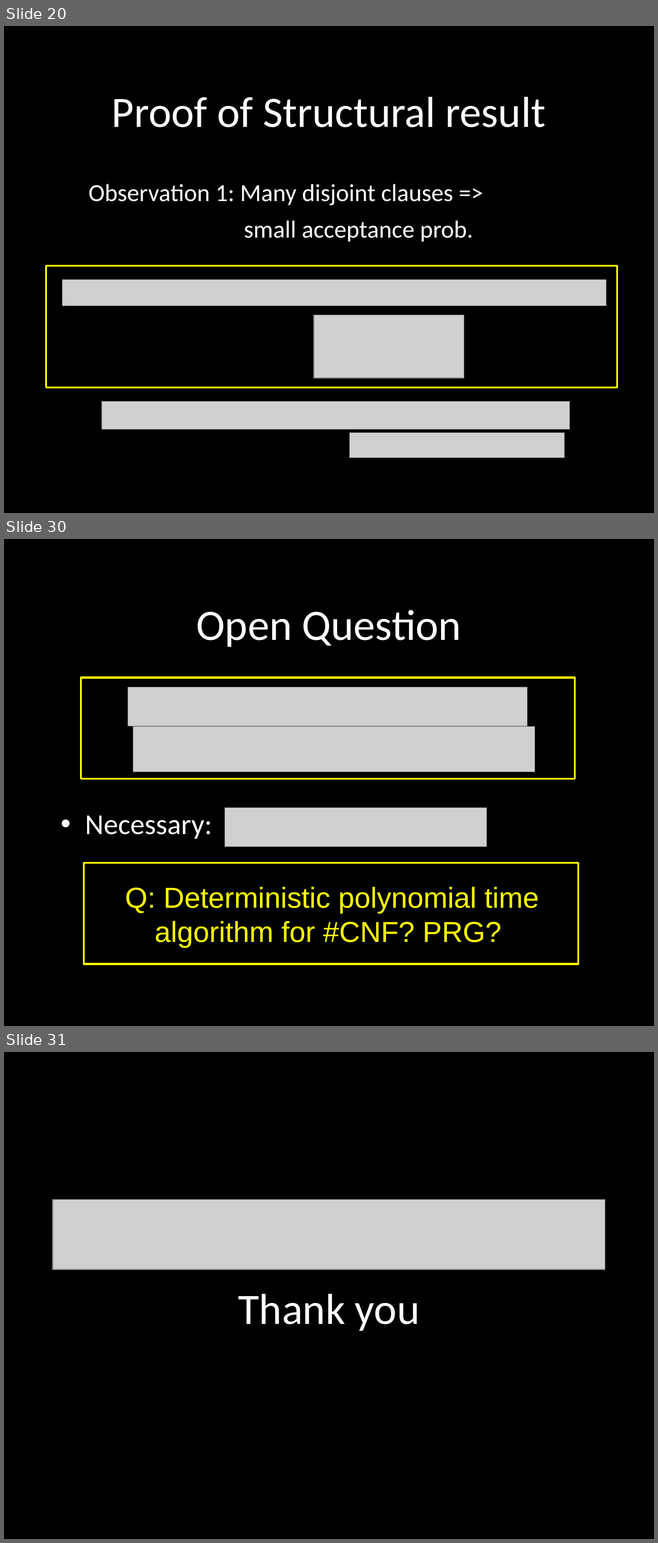
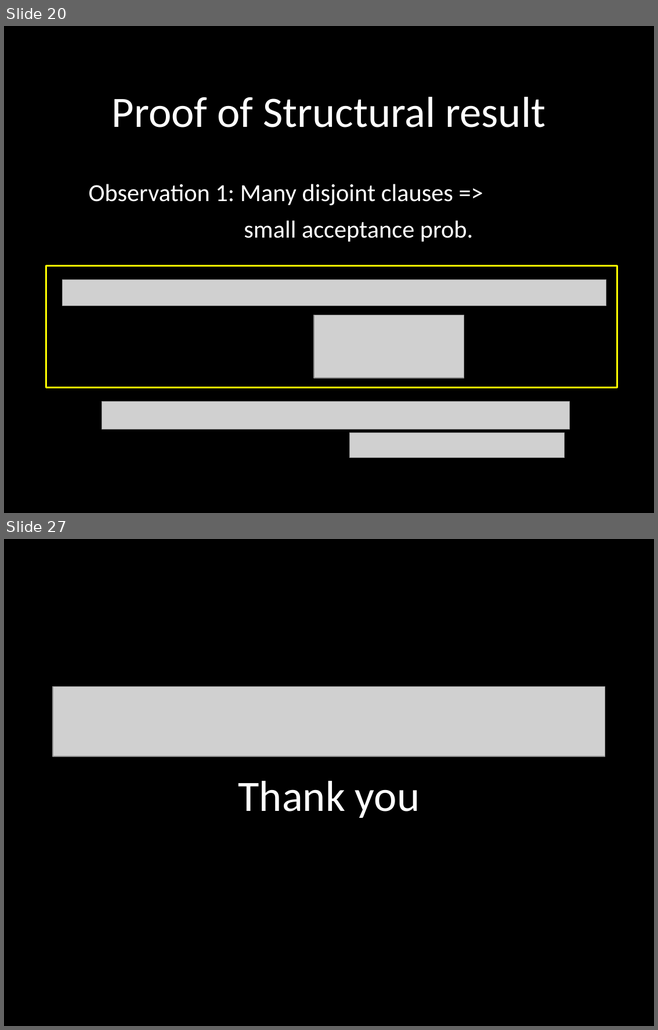
Before and after one commit to raghumeka/raghumeka.github.io, a slide deck: ccc12.ppt. Shown one above the other, each under a label of ours: slides 20, 30 and 31 before the commit, slides 20 and 27 after it; the slides between them are not shown. The pictures are 658x1543 and 658x1030 pixels, drawn with LibreOffice and Linux fonts; fonts in the diff are those of the drawing; grey boxes stand for pictures. Boxes give left, top, right and bottom in pixels: in the first picture for what was removed or moved away, otherwise in the second. Text is boxed around its words. In the diff, an @@ line names an element or a change of style, - is before the commit and + after.

```diff
--- a/ccc12.ppt
+++ b/ccc12.ppt
@@ slide 30 removed at (4,539,654,1026), background #000000 @@
@@ title removed at (196,610,461,647) @@
-Open Question
@@ rectangle removed at (81,678,574,779) @@
@@ picture removed at (128,687,527,726) @@
@@ picture removed at (133,727,535,772) @@
@@ text removed at (85,816,212,839) @@
-• Necessary:
@@ picture removed at (224,808,486,847) @@
@@ rectangle removed at (84,863,578,964) @@
@@ text removed at (125,887,539,948) @@
-Q: Deterministic polynomial time algorithm for #CNF? PRG?
@@ what was slide 31 is now slide 27 @@
```
Also in this commit, not shown: 11 slides changed, 1 slide added, 4 other slides removed.
